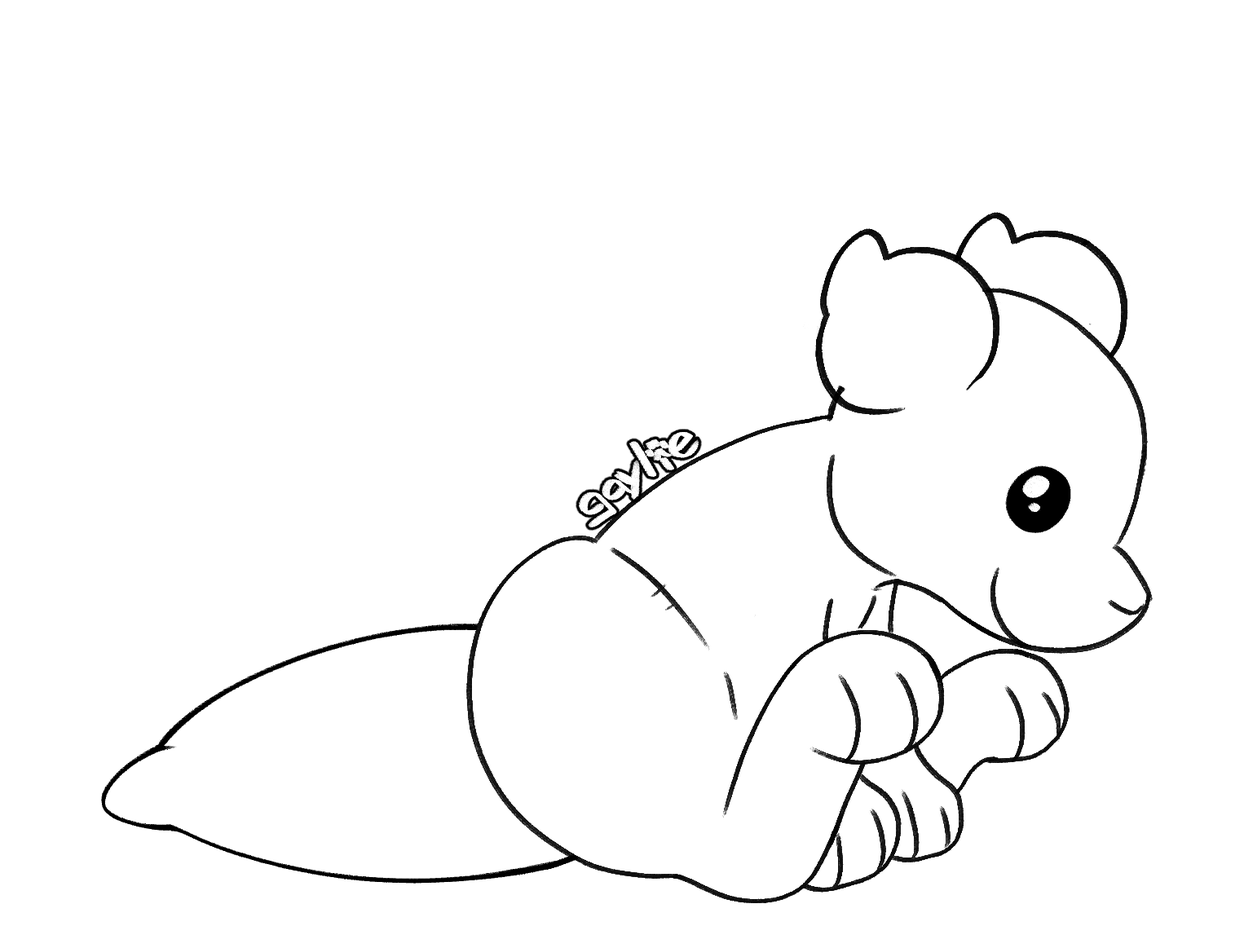
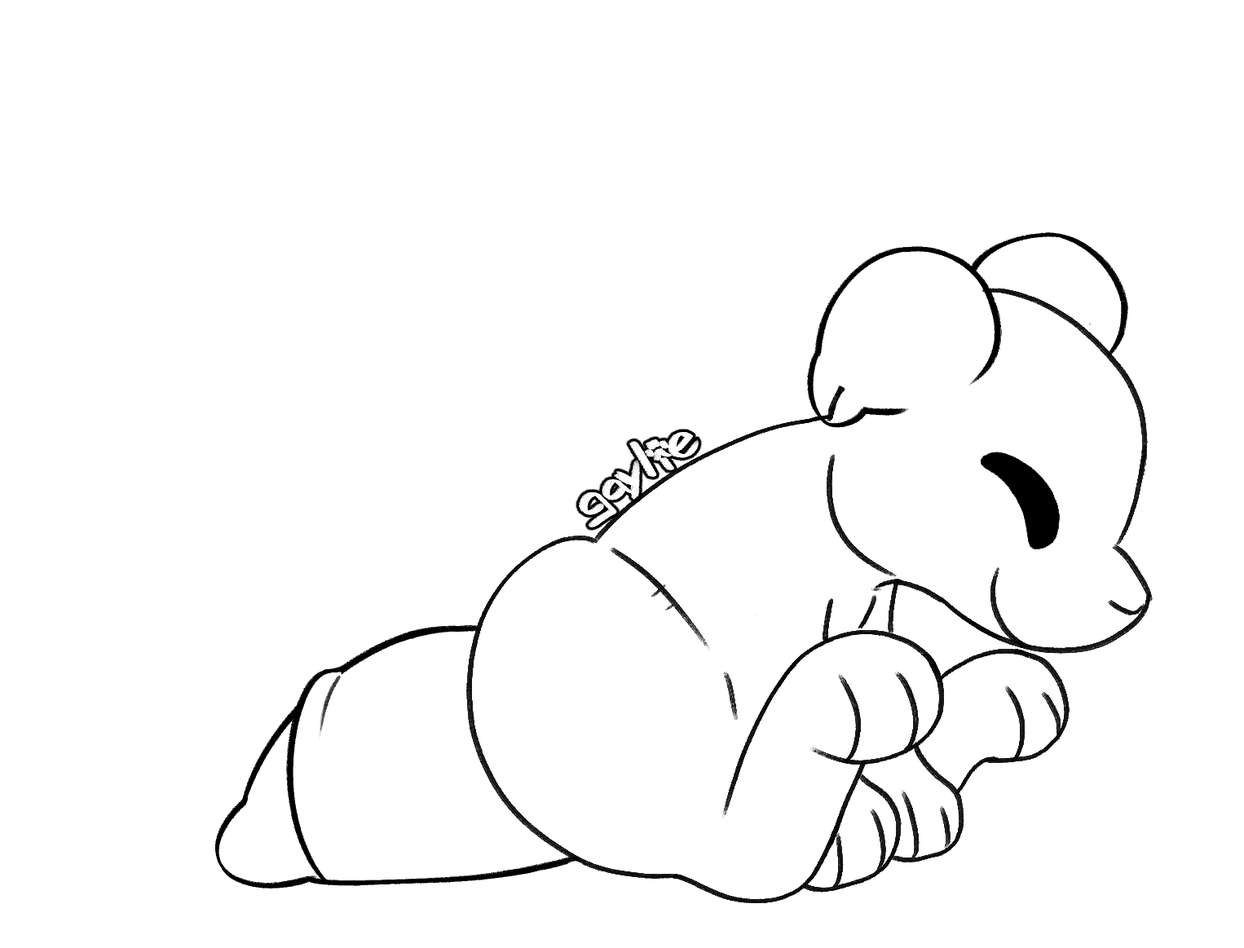
Layer changes from the first (1244, 948) image to the second:
added layer "drop" in group "ears" over [807, 232, 1129, 428]
hid "bob" over [802, 211, 1130, 415]
added layer "short open" in group "tails" over [215, 625, 581, 889]
hid "closed case" over [101, 623, 581, 884]
hid "bead" over [1005, 465, 1072, 534]
showed "closed" over [979, 451, 1060, 550]
